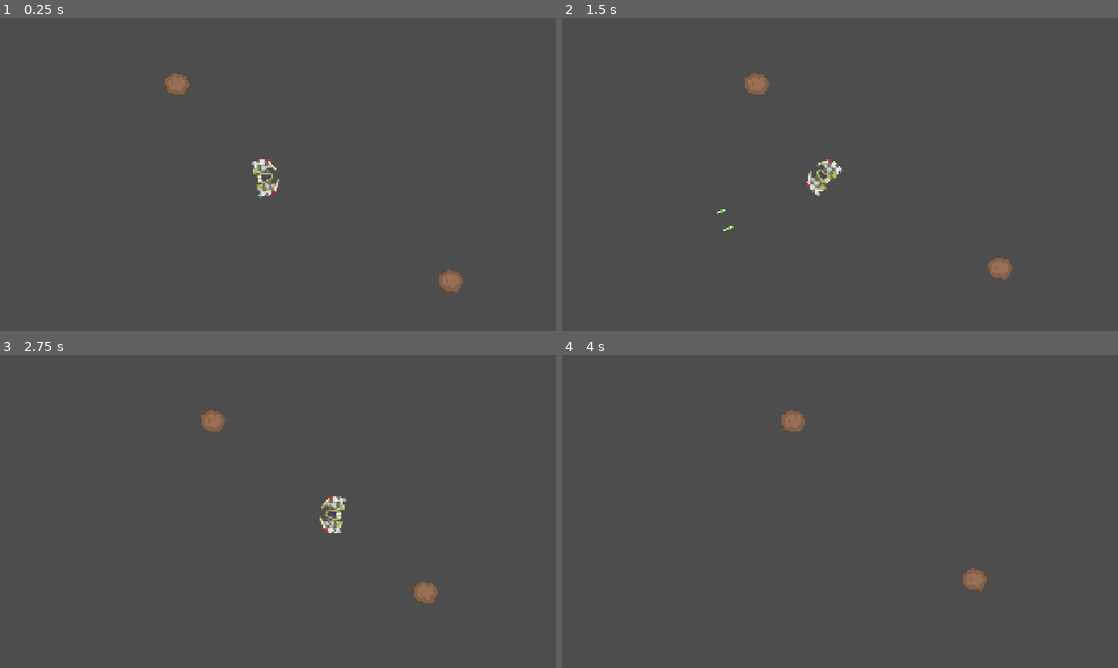
Above: before the commit, frames 1-4 (two rows, left to right).
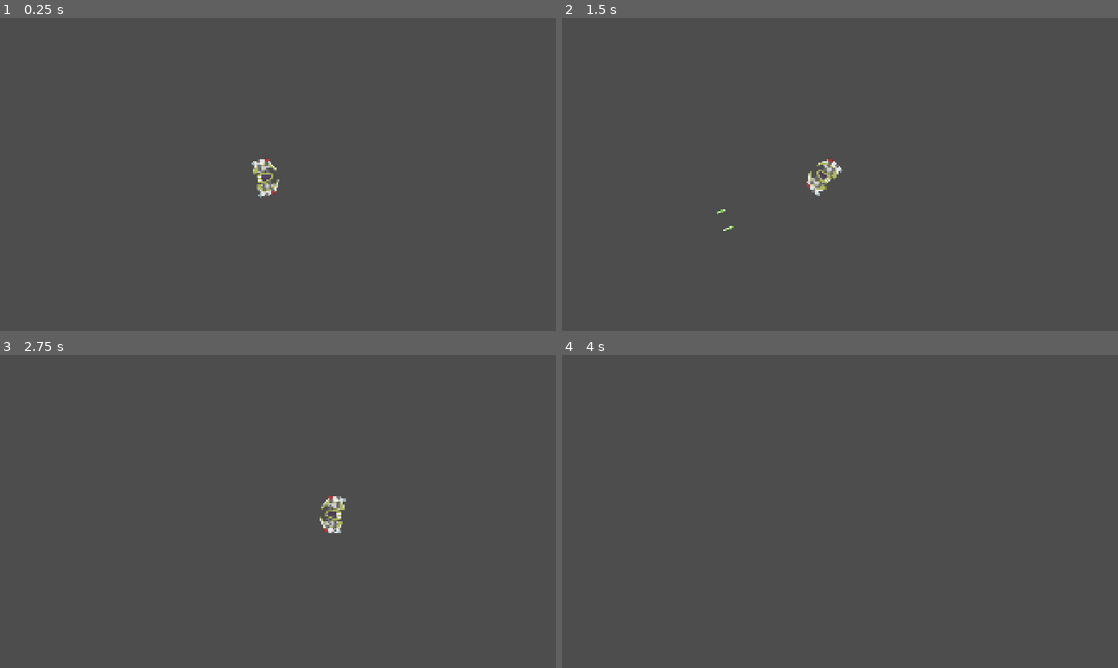
Above: after the commit, the same moments.

Repository: robertsforrest/modular_bullet_hell
Game: Godot game, scene res://Main.tscn
Same seed, same stepped clock (60 frames per second), same inputs: the game is played once before the commit and once after it.
Inputs (mouse positions are in pixels of both pictures, inside the frame that each line leads up to):
- Up to frame 1 (0.25 s): no input
- Up to frame 2 (1.5 s): drag from (828, 177) to (745, 83) at 0.52 s; drag from (812, 180) to (756, 83) at 1.27 s
- Up to frame 3 (2.75 s): move the mouse to (266, 505) at 2.02 s; hold D (move_right) from 2.03 s (still down); click (266, 505) at 2.1 s
- Up to frame 4 (4 s): release D (move_right) at 2.75 s; drag from (895, 505) to (990, 592) at 2.77 s; drag from (1062, 524) to (867, 511) at 3.52 s

The runs differ from the first frame. In frame 1, 0.5% of the frame differs, in the area x 29-84%, y 17-88%; in frame 2, 0.5%; in frame 3, 0.5%; in frame 4, 0.5%.

Commit message:
Implemented simple hangar screen with some tween animations; created standalone repair screen node that will need to be integrated into the main hangar UI

Diff:
--- a/Entities/Components/ComponentSprite.tscn
+++ b/Entities/Components/ComponentSprite.tscn
@@ -1,7 +1,6 @@
 [gd_scene format=3 uid="uid://du4gf8fsml5rv"]
 
 [ext_resource type="Script" uid="uid://coounv8r2dq10" path="res://Entities/Components/component_sprite.gd" id="1_ewy3l"]
-
 
 [sub_resource type="Animation" id="Animation_ewy3l"]
 length = 0.001
--- a/Entities/Components/ship_component.gd
+++ b/Entities/Components/ship_component.gd
@@ -7,6 +7,7 @@
 
 # Editor variables
 @export var hp: float = 1.0
+@onready var max_hp = hp
 @export var connection_points: Array[ComponentSlot]
 @export var component_size: Enum.component_size
 @export var collision_shape: CollisionShape2D
@@ -101,9 +102,11 @@
 # Handle input events for player ship component click'n'drag
 # TODO: add more checks here to ensure shit isn't grabbed erroneously in combat
 func _input(event: InputEvent) -> void:
-	if (event is InputEventMouseButton and Input.is_action_just_pressed("select") and mouse_over):
-		get_viewport().set_input_as_handled() # Stop input signal from propagating to overlapping parts
-		part_selected.emit(self) # Signal part selection to the editor node
+	if (event is InputEventMouseButton and Input.is_action_just_pressed("select") and mouse_over
+	# NOTE: pause mode is hard-coded here since control nodes will operate on components differently when the game is paused
+		and get_tree().paused == false):
+			get_viewport().set_input_as_handled() # Stop input signal from propagating to overlapping parts
+			part_selected.emit(self) # Signal part selection to the editor node
 
 # Handle mouse-over for player parts in the editor
 func _on_mouse_entered() -> void:
--- a/Entities/Player/Player.tscn
+++ b/Entities/Player/Player.tscn
@@ -7,11 +7,10 @@
 [ext_resource type="PackedScene" uid="uid://lumark28yxtc" path="res://Entities/Player/Components/Thrusters/ThrusterA.tscn" id="5_an6q6"]
 [ext_resource type="PackedScene" uid="uid://br6lu86ngl0o1" path="res://Inventory/Inventory.tscn" id="6_t38ms"]
 
-
 [node name="Player" type="Node2D" unique_id=2004784632 node_paths=PackedStringArray("ship_core", "components", "inventory")]
 script = ExtResource("1_ww0jn")
 ship_core = NodePath("PlayerCore")
-components = [NodePath("Wing"), NodePath("Wing2"), NodePath("LaserGun"), NodePath("LaserGun2"), NodePath("Thruster"), NodePath("Thruster2")]
+components = [NodePath("Wing"), NodePath("Wing2"), NodePath("LaserGun"), NodePath("LaserGun2"), NodePath("Thruster"), NodePath("Thruster2"), NodePath("PlayerCore")]
 inventory = NodePath("Inventory")
 
 [node name="PlayerCore" parent="." unique_id=1889912984 instance=ExtResource("1_e5kic")]
@@ -34,10 +33,12 @@
 [node name="Thruster" parent="." unique_id=525355255 instance=ExtResource("5_an6q6")]
 z_index = -1
 position = Vector2(48, 0)
+hp = 5.0
 
 [node name="Thruster2" parent="." unique_id=593530480 instance=ExtResource("5_an6q6")]
 z_index = -1
 position = Vector2(-48, 0)
 scale = Vector2(-1, 1)
+hp = 5.0
 
 [node name="Inventory" parent="." unique_id=1396454455 instance=ExtResource("6_t38ms")]
--- /dev/null
+++ b/Hangar/Hangar.tscn
@@ -0,0 +1,96 @@
+[gd_scene format=3 uid="uid://dokiy4rb63cnv"]
+
+[ext_resource type="Script" uid="uid://d1r207y1rye2d" path="res://Hangar/hangar.gd" id="1_fbsdv"]
+[ext_resource type="Texture2D" uid="uid://bypntql5fadt0" path="res://Hangar/Assets/mechanic.png" id="1_jeobe"]
+[ext_resource type="Texture2D" uid="uid://71trbm17ovf7" path="res://GUI/Assets/button_rectangle.png" id="3_vbci6"]
+
+[node name="Hangar" type="Control" unique_id=169810937 node_paths=PackedStringArray("johnny")]
+process_mode = 2
+layout_mode = 3
+anchors_preset = 15
+anchor_right = 1.0
+anchor_bottom = 1.0
+grow_horizontal = 2
+grow_vertical = 2
+script = ExtResource("1_fbsdv")
+johnny = NodePath("Johnny")
+
+[node name="Johnny" type="TextureRect" parent="." unique_id=524440496]
+layout_mode = 1
+anchors_preset = -1
+anchor_right = 0.38300002
+anchor_bottom = 1.0
+offset_left = 24.0
+offset_top = 48.0
+offset_right = -44.360046
+offset_bottom = 1.0
+texture = ExtResource("1_jeobe")
+
+[node name="OptionButtons" type="VBoxContainer" parent="." unique_id=825928943]
+layout_mode = 1
+anchors_preset = -1
+anchor_left = 0.437
+anchor_right = 1.0
+anchor_bottom = 1.0
+offset_left = 80.95996
+offset_top = 100.0
+offset_right = -132.0
+offset_bottom = -116.0
+
+[node name="ButtonShop" type="TextureButton" parent="OptionButtons" unique_id=758008437]
+layout_mode = 2
+texture_normal = ExtResource("3_vbci6")
+
+[node name="Label" type="Label" parent="OptionButtons/ButtonShop" unique_id=810660320]
+layout_mode = 1
+anchors_preset = -1
+anchor_right = 0.92200005
+anchor_bottom = 1.0
+offset_right = -0.2960205
+grow_horizontal = 2
+grow_vertical = 2
+theme_override_colors/font_color = Color(0, 0, 0, 1)
+theme_override_font_sizes/font_size = 128
+text = "SHOP"
+horizontal_alignment = 1
+vertical_alignment = 1
+
+[node name="ButtonRepair" type="TextureButton" parent="OptionButtons" unique_id=1273133769]
+layout_mode = 2
+texture_normal = ExtResource("3_vbci6")
+
+[node name="Label" type="Label" parent="OptionButtons/ButtonRepair" unique_id=392785084]
+layout_mode = 1
+anchors_preset = -1
+anchor_right = 0.92200005
+anchor_bottom = 1.0
+offset_right = -0.2960205
+grow_horizontal = 2
+grow_vertical = 2
+theme_override_colors/font_color = Color(0, 0, 0, 1)
+theme_override_font_sizes/font_size = 128
+text = "REPAIR"
+horizontal_alignment = 1
+vertical_alignment = 1
+
+[node name="ButtonEdit" type="TextureButton" parent="OptionButtons" unique_id=1869142719]
+layout_mode = 2
+texture_normal = ExtResource("3_vbci6")
+
+[node name="Label" type="Label" parent="OptionButtons/ButtonEdit" unique_id=1905386289]
+layout_mode = 1
+anchors_preset = -1
+anchor_right = 0.92200005
+anchor_bottom = 1.0
+offset_right = -0.2960205
+grow_horizontal = 2
+grow_vertical = 2
+theme_override_colors/font_color = Color(0, 0, 0, 1)
+theme_override_font_sizes/font_size = 128
+text = "EDIT SHIP"
+horizontal_alignment = 1
+vertical_alignment = 1
+
+[connection signal="pressed" from="OptionButtons/ButtonShop" to="." method="_on_button_shop_pressed"]
+[connection signal="pressed" from="OptionButtons/ButtonRepair" to="." method="_on_button_repair_pressed"]
+[connection signal="pressed" from="OptionButtons/ButtonEdit" to="." method="_on_button_edit_pressed"]
--- /dev/null
+++ b/Hangar/Repairs/RepairScreen.tscn
@@ -0,0 +1,32 @@
+[gd_scene format=3 uid="uid://k41mbcfmyp2t"]
+
+[ext_resource type="Script" uid="uid://diix3g6jdwma3" path="res://Hangar/Repairs/repair_screen.gd" id="1_500ix"]
+[ext_resource type="PackedScene" uid="uid://cton2g7db78di" path="res://Entities/Player/Player.tscn" id="2_wtrms"]
+
+[node name="RepairScreen" type="Control" unique_id=1947256295 node_paths=PackedStringArray("cost_label", "player")]
+process_mode = 2
+layout_mode = 3
+anchors_preset = 15
+anchor_right = 1.0
+anchor_bottom = 1.0
+offset_left = 960.0
+offset_top = 540.0
+offset_right = -960.0
+offset_bottom = -540.0
+grow_horizontal = 2
+grow_vertical = 2
+script = ExtResource("1_500ix")
+cost_label = NodePath("RepairCostLabel")
+player = NodePath("Player")
+
+[node name="RepairCostLabel" type="Label" parent="." unique_id=1591461250]
+z_index = 2
+layout_mode = 0
+offset_right = 40.0
+offset_bottom = 23.0
+theme_override_colors/font_color = Color(0.26719496, 0.57346106, 0.15356168, 1)
+theme_override_colors/font_outline_color = Color(0, 0, 0, 1)
+theme_override_constants/outline_size = 6
+theme_override_font_sizes/font_size = 32
+
+[node name="Player" parent="." unique_id=2004784632 instance=ExtResource("2_wtrms")]
--- /dev/null
+++ b/Hangar/Repairs/repair_screen.gd
@@ -0,0 +1,81 @@
+extends Control
+
+# Editor nodes
+@export var cost_label: Label
+
+# Gameplay variables
+@export var cost_per_point_repaired: float = 10.0
+
+# Internal variables
+@export var player: Node2D # Snag a player to reparent and work on
+@onready var component_mouse_over: ShipComponent = null # Tracks the currently hovered ShipComponent from a loop
+
+# Initialize
+func _ready() -> void:
+	get_tree().paused = true
+	# Reparent the player to this node for repairs
+	player.reparent(self)
+	# Update player properties in line with repair logic
+	player.is_paused = true
+	player.rotation = 0
+	# DEBUG - apply some damage to the player to test logic
+	player.ship_core.take_damage(20)
+	player.components[0].take_damage(2)
+	# Add a visual indicator to damage components
+	set_damage_indicators()
+
+# Handle inputs
+func _input(event: InputEvent) -> void:
+	if (event is InputEventMouseButton and Input.is_action_just_pressed("select")):
+		if (component_mouse_over != null):
+			if (can_afford_repair(component_mouse_over)):
+				player.inventory.money -= get_repair_cost(component_mouse_over)
+				component_mouse_over.hp = component_mouse_over.max_hp
+				set_damage_indicators()
+
+# Game loop
+func _process(delta: float) -> void:
+	# Update the cost label around the mouse
+	cost_label.global_position = get_global_mouse_position()
+	cost_label.visible = false
+	component_mouse_over = null
+	for component in player.components:
+		if (component.mouse_over and component.hp < component.max_hp):
+			# Track this component for input handling
+			component_mouse_over = component
+			# Calculate repair cost
+			var repair_cost = get_repair_cost(component)
+			#print("Repair " + str(component) + " for $" + str(repair_cost))
+			cost_label.set_text("$" + str(repair_cost))
+			cost_label.visible = true
+			# Highlight red if this repair is too expensive for the player to afford
+			if (repair_cost > player.inventory.money):
+				cost_label.add_theme_color_override("font_color", Color.DARK_RED)
+			else:
+				cost_label.add_theme_color_override("font_color", Color.FOREST_GREEN)
+			# Break loop to avoid issues with overlapping components;
+			# TODO: make this order less arbitrary in the future?
+			break
+
+# Called when closing the screen; resets properties as needed
+func screen_closed() -> void:
+	player.reparent(get_tree().get_current_scene()) # Add player back to Main
+	# Reset damage indicators
+	for component in player.components:
+		component.sprite.set_warning(false)
+
+# Determines whether the player can afford to repair the specified ShipComponent
+func can_afford_repair(component: ShipComponent) -> bool:
+	return (get_repair_cost(component) <= player.inventory.money)
+
+# Determines the cost of repairing a component
+func get_repair_cost(component: ShipComponent) -> float:
+	return (component.max_hp - component.hp) * cost_per_point_repaired
+
+# Sets components sprites to indicate damage as needed
+func set_damage_indicators() -> void:
+	for component in player.components:
+		if (component.hp < component.max_hp):
+			component.sprite.set_warning(true)
+		else:
+			component.sprite.set_warning(false)
--- /dev/null
+++ b/Hangar/hangar.gd
@@ -0,0 +1,39 @@
+extends Control
+
+# Constants
+const JOHNNY_WIDTH = 700
+
+# Editor nodes
+@export var johnny: TextureRect
+@export var player: Node2D
+
+# Scene resources
+@export var repair_screen_tscn: PackedScene = preload("res://Hangar/Repairs/RepairScreen.tscn")
+
+# Called when the hangar is first "opened" as the player enters
+func open_hangar() -> void:
+	# Animate Johnny :)
+	var johnny_tween: Tween = get_tree().create_tween()
+	johnny_tween.bind_node(johnny)
+	johnny.position.x = -JOHNNY_WIDTH
+	johnny_tween.tween_property(johnny, "position:x", 24, 0.2) # TODO: magic number naughty naughty!
+
+# Called when the hangar is "closed" - by button press, hotkey, or otherwise
+func close_hangar() -> void:
+	pass
+
+# Button signals
+# Open the shop
+func _on_button_shop_pressed() -> void:
+	print("Opening shop!")
+
+# Open the repair screen
+func _on_button_repair_pressed() -> void:
+	# Apply tweens to the other UI elements
+	# Add the repair screen node to the scene
+	var repair = repair_screen_tscn.instantiate()
+	add_child(repair)
+
+# Open the ship editor
+func _on_button_edit_pressed() -> void:
+	print("Opening editor!")
--- a/Inventory/inventory.gd
+++ b/Inventory/inventory.gd
@@ -3,6 +3,7 @@
 
 # Inventory is managed as a 2D array, with every element following the pattern [item: Resource, amount: int]
 @onready var inventory: Array[Array] = []
+@onready var money: float = 100.0 # Track money seperately as a static counter
 
 # The maximum amount of stuff that can go into the inventory
 @export var max_cargo_space: float = 100.0
--- a/Main.tscn
+++ b/Main.tscn
@@ -3,25 +3,29 @@
 [ext_resource type="PackedScene" uid="uid://cton2g7db78di" path="res://Entities/Player/Player.tscn" id="1_glv2v"]
 [ext_resource type="Script" uid="uid://dr76c8jcliu7t" path="res://main.gd" id="1_uu6xs"]
 [ext_resource type="Script" uid="uid://dycix7gb5055g" path="res://Entities/Enemies/enemy_factory.gd" id="3_r0du0"]
-[ext_resource type="PackedScene" uid="uid://bmvqkfiw1dnw0" path="res://Environment/Asteroids/Asteroid.tscn" id="4_cm0pq"]
+[ext_resource type="PackedScene" uid="uid://dokiy4rb63cnv" path="res://Hangar/Hangar.tscn" id="4_cm0pq"]
 
-[node name="Main" type="Node2D" unique_id=1605391203 node_paths=PackedStringArray("player", "camera", "enemy_factory")]
+[node name="Main" type="Node2D" unique_id=1605391203 node_paths=PackedStringArray("player", "camera", "enemy_factory", "hangar_layer", "hangar")]
+process_mode = 3
 script = ExtResource("1_uu6xs")
-player = NodePath("Player")
-camera = NodePath("Camera2D")
-enemy_factory = NodePath("Node")
+player = NodePath("Pausable/Player")
+camera = NodePath("MainCamera")
+enemy_factory = NodePath("EnemyFactory")
+hangar_layer = NodePath("HangarLayer")
+hangar = NodePath("HangarLayer/Hangar")
 
-[node name="Player" parent="." unique_id=2004784632 instance=ExtResource("1_glv2v")]
-position = Vector2(-52, 12)
+[node name="MainCamera" type="Camera2D" parent="." unique_id=1373726602]
 
-[node name="Camera2D" type="Camera2D" parent="." unique_id=1373726602]
-
-[node name="Node" type="Node" parent="." unique_id=2127648709]
+[node name="EnemyFactory" type="Node" parent="." unique_id=2127648709]
 script = ExtResource("3_r0du0")
 
-[node name="Asteroid" parent="." unique_id=922854381 instance=ExtResource("4_cm0pq")]
-position = Vector2(-360, -312)
+[node name="HangarLayer" type="CanvasLayer" parent="." unique_id=497476233]
+visible = false
 
-[node name="Asteroid2" parent="." unique_id=908248613 instance=ExtResource("4_cm0pq")]
-position = Vector2(608, 376)
-direction = Vector2(-1, -1)
+[node name="Hangar" parent="HangarLayer" unique_id=169810937 instance=ExtResource("4_cm0pq")]
+
+[node name="Pausable" type="Node2D" parent="." unique_id=1935888431]
+process_mode = 1
+
+[node name="Player" parent="Pausable" unique_id=2004784632 instance=ExtResource("1_glv2v")]
+position = Vector2(-52, 12)
--- a/main.gd
+++ b/main.gd
@@ -3,6 +3,8 @@
 @export var player: Node2D
 @export var camera: Camera2D
 @export var enemy_factory: Node
+@export var hangar_layer: CanvasLayer
+@export var hangar: Control
 @onready var player_edit: Node2D = null
 
 const player_edit_tscn = preload("res://PlayerEdit.tscn")
@@ -12,21 +14,22 @@
 
 # Game loop
 func _process(delta: float) -> void:
-	# Real inputs
-	if (Input.is_action_just_pressed("toggle_edit")):
-		if (player_edit == null):
-			player_edit = player_edit_tscn.instantiate()
-			player_edit.player = player # Pass reference to player for editing
-			add_child(player_edit)
-		else:
-			player_edit.end_editing()
 	# Debug inputs
 	if (Input.is_action_just_pressed("debug_2")):
+		# Open the hangar
+		if (hangar_layer.visible == true):
+			hangar_layer.visible = false
+			hangar.close_hangar()
+			get_tree().paused = false
+		else:
+			hangar_layer.visible = true
+			get_tree().paused = true
+			hangar.open_hangar()
 		# Add some junk to the player's inventory
-		player.inventory.add_item(scrap, 10)
-		player.inventory.add_item(laser_gun, 1)
-		print(player.inventory.get_cargo_amount())
-		player.inventory.add_item(scrap, 20)
+		#player.inventory.add_item(scrap, 10)
+		#player.inventory.add_item(laser_gun, 1)
+		#print(player.inventory.get_cargo_amount())
+		#player.inventory.add_item(scrap, 20)
 		#var new_enemy = enemy_factory.generate_enemy()
 		#add_child(new_enemy)
 
Binary file added: GUI/Assets/button_rectangle.png
Not shown, added: GUI/Assets/button_rectangle.png.import
Binary file added: Hangar/Assets/mechanic.png
Not shown, added: Hangar/Assets/mechanic.png.import
Not shown, added: Hangar/Repairs/repair_screen.gd.uid
Not shown, added: Hangar/hangar.gd.uid
